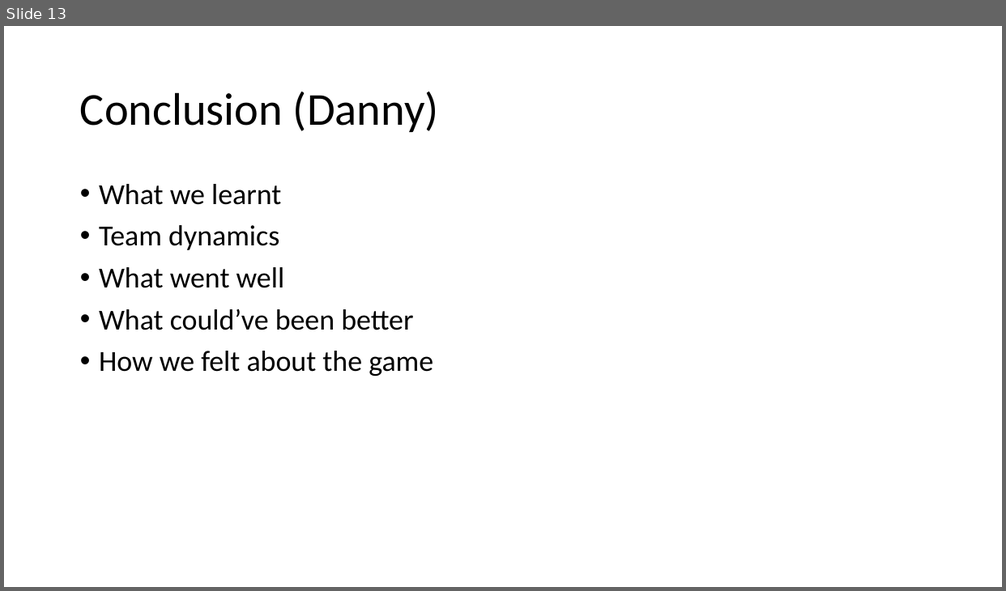
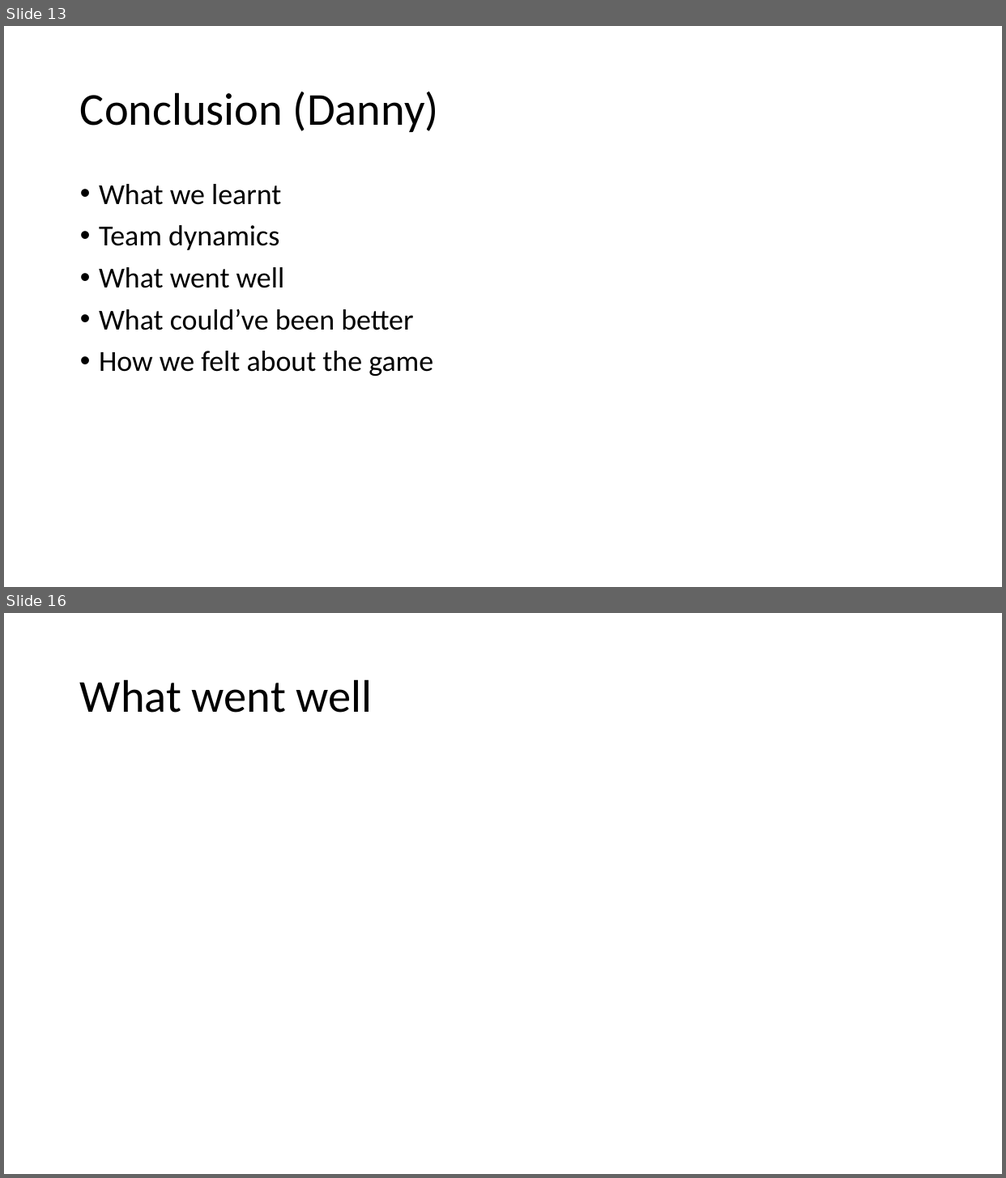
Before and after one commit to DannyStanley/TDEMO-, a slide deck: Video Presentation V3.pptx. Shown one above the other, each under a label of ours: slide 13 before the commit, slides 13 and 16 after it; the slides between them are not shown. The pictures are 1006x591 and 1006x1178 pixels, drawn with LibreOffice and Linux fonts; fonts in the diff are those of the drawing. Boxes give left, top, right and bottom in pixels: in the first picture for what was removed or moved away, otherwise in the second. Text is boxed around its words. In the diff, an @@ line names an element or a change of style, - is before the commit and + after.

```diff
--- a/Video Presentation V3.pptx
+++ b/Video Presentation V3.pptx
@@ slide 16 added at bbox=[4, 613, 1002, 1174], background #FFFFFF @@
@@ title added at bbox=[80, 679, 373, 713], 44 pt, text #000000 @@
+What went well
```
Also in this commit, not shown: 4 other slides added.
